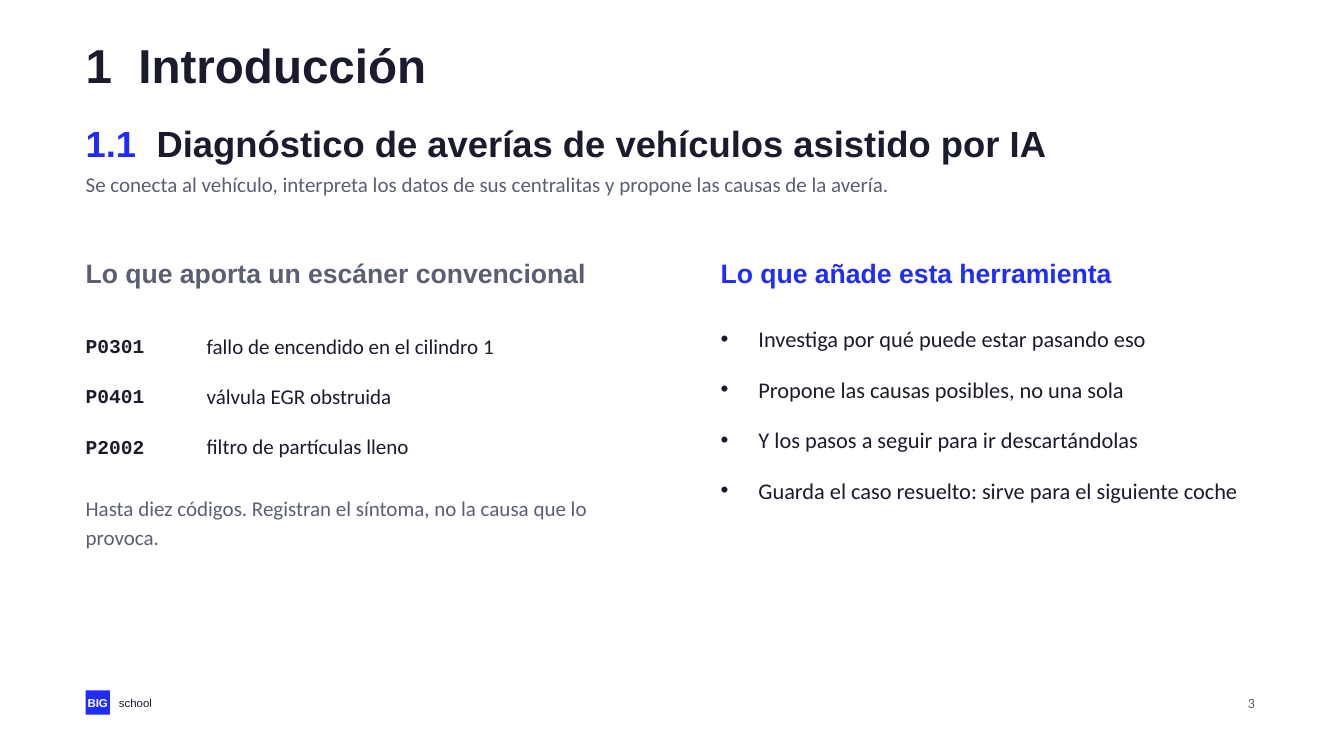
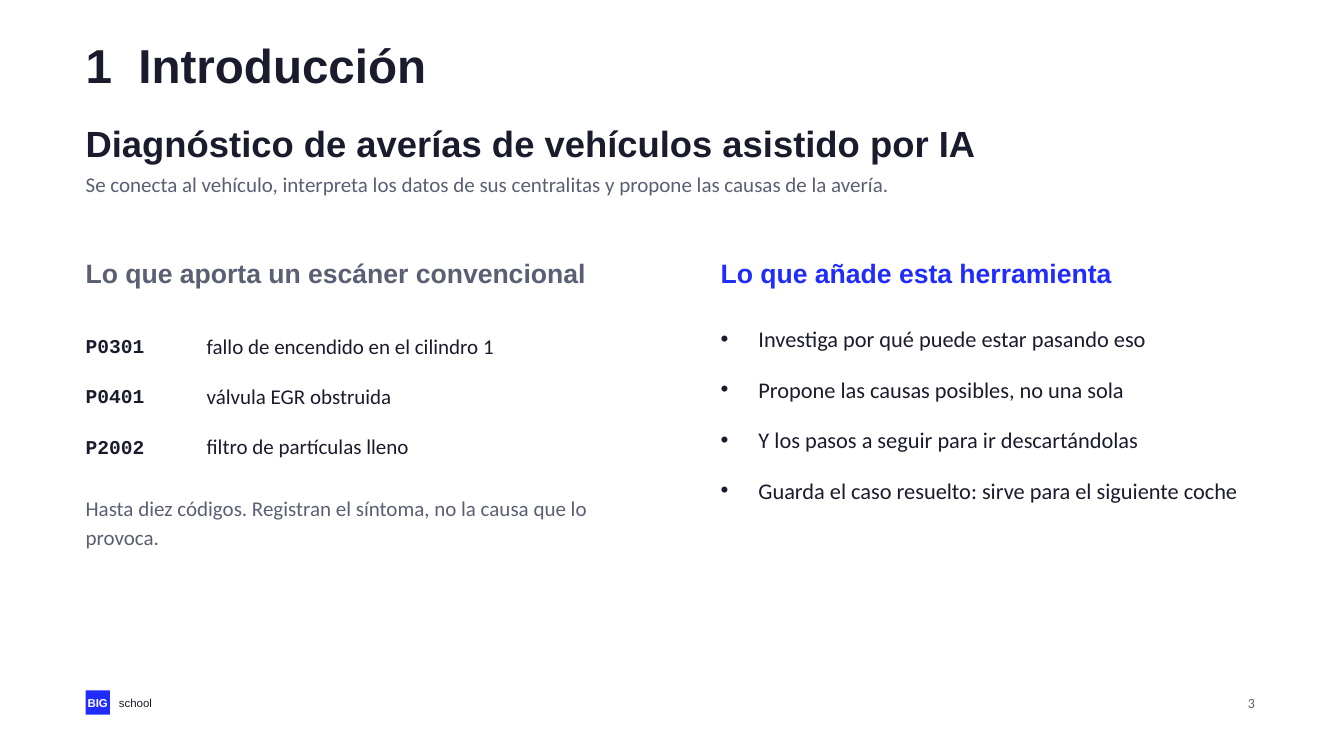
Before and after one commit to NovilloQuinta/intelligent-automotive-diagnostics, a slide deck: slide 3 of docs/presentacion/tfm-intelligent-automotive-diagnostics.pptx. Drawn at 1344x756 pixels with LibreOffice and Linux fonts; fonts in the diff are those of the drawing. Boxes give left, top, right and bottom in pixels: in the first picture for what was removed or moved away, otherwise in the second. Text is boxed around its words. In the diff, an @@ line names an element or a change of style, - is before the commit and + after.

```diff
--- a/docs/presentacion/tfm-intelligent-automotive-diagnostics.pptx
+++ b/docs/presentacion/tfm-intelligent-automotive-diagnostics.pptx
@@ text at [86,130,975,164]: text changed @@
-1.1 Diagnóstico de averías de vehículos asistido por IA
+Diagnóstico de averías de vehículos asistido por IA
```
Also in this commit, not shown: 2 other slides changed, 3 other files.
